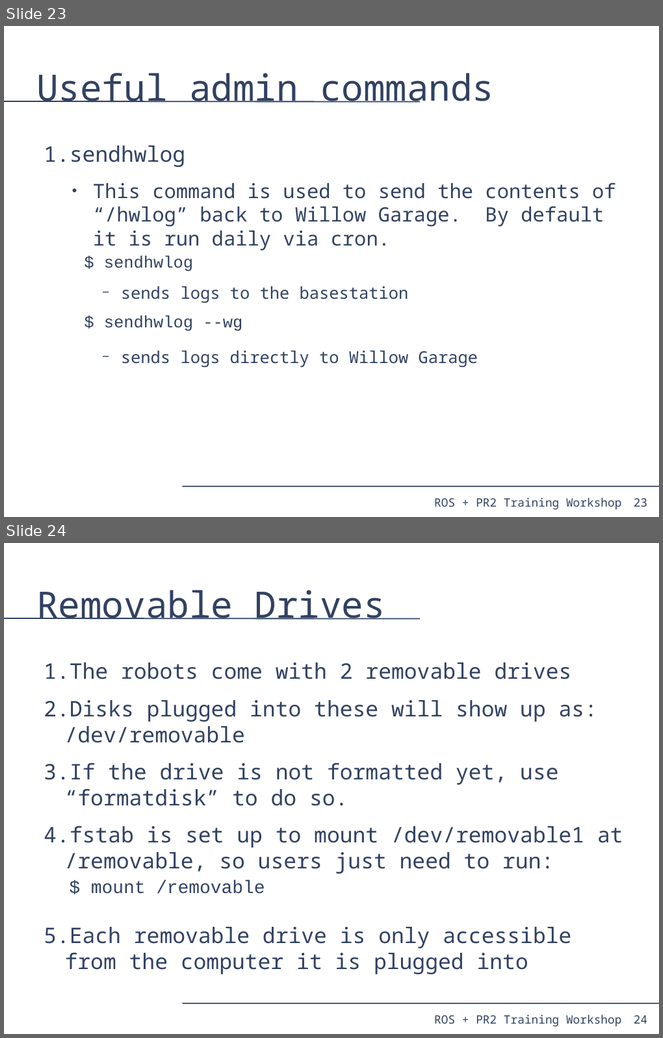
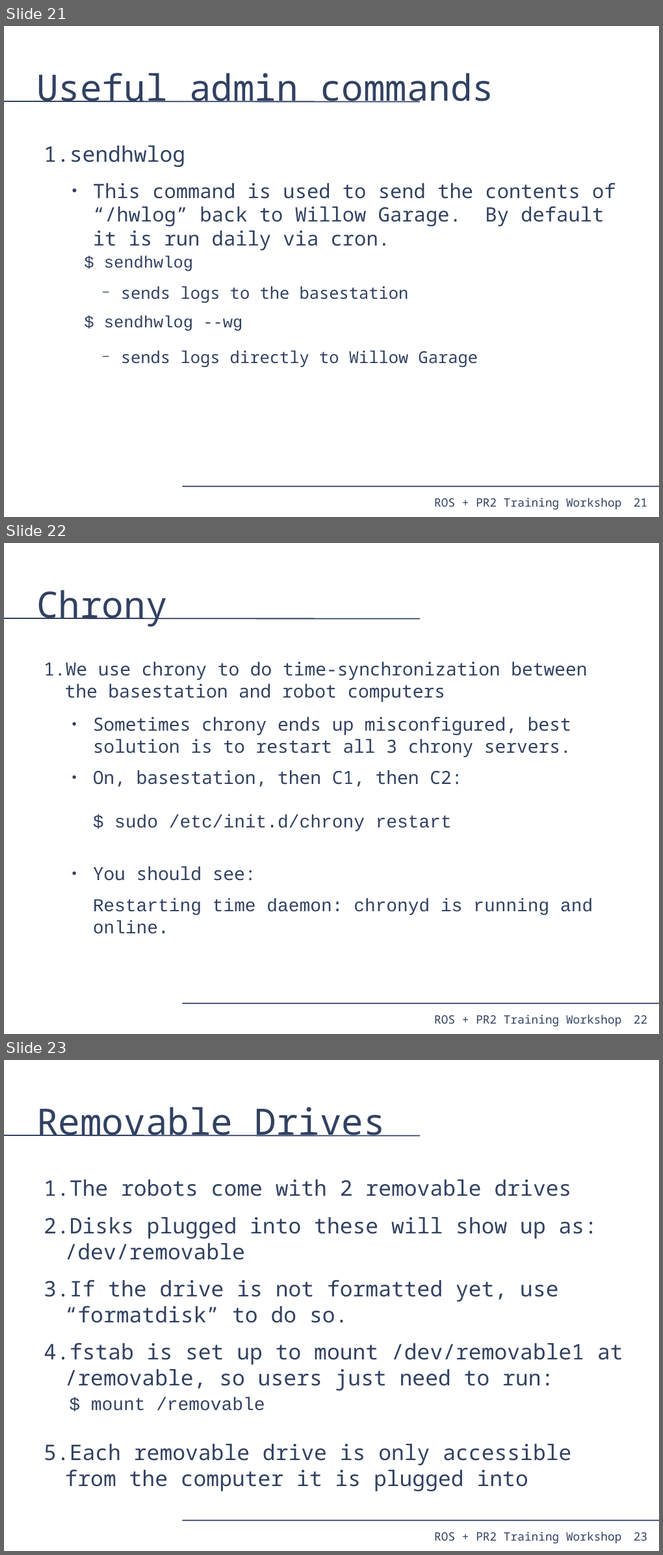
Before and after one commit to PR2/pr2_docs, a slide deck: pr2_training_workshop/pr2_sysadmin/pr2_syasdmin.odp. Shown one above the other, each under a label of ours: slides 23 and 24 before the commit, slides 21, 22 and 23 after it. The pictures are 663x1038 and 663x1555 pixels, drawn with LibreOffice and Linux fonts; fonts in the diff are those of the drawing. Boxes give left, top, right and bottom in pixels: in the first picture for what was removed or moved away, otherwise in the second. Text is boxed around its words. In the diff, an @@ line names an element or a change of style, - is before the commit and + after.

```diff
--- a/pr2_training_workshop/pr2_sysadmin/pr2_syasdmin.odp
+++ b/pr2_training_workshop/pr2_sysadmin/pr2_syasdmin.odp
@@ slide 22 added at (x1=4, y1=543, x2=659, y2=1034), background #FFFFFF; not listed: 4 template elements that a slide beside it also shows @@
@@ title added at (x1=36, y1=590, x2=167, y2=627), 44 pt, text #314162 @@
+Chrony
@@ text added at (x1=44, y1=661, x2=593, y2=934), 22 pt, text #314162 @@
+1. We use chrony to do time-synchronization between the basestation and robot computers
+  ● Sometimes chrony ends up misconfigured, best solution is to restart all 3 chrony servers.
+  ● On, basestation, then C1, then C2:
+    $ sudo /etc/init.d/chrony restart
+  ● You should see:
+  Restarting time daemon: chronyd is running and online.
@@ what was slide 23 is now slide 21 @@
@@ page number at (x1=634, y1=499, x2=648, y2=507): text changed @@
-23
+21
@@ what was slide 24 is now slide 23 @@
@@ page number at (x1=634, y1=1533, x2=648, y2=1541): text changed @@
-24
+23
```
Also in this commit, not shown: 10 slides changed, 5 other slides added, 6 slides removed, 1 other file.
